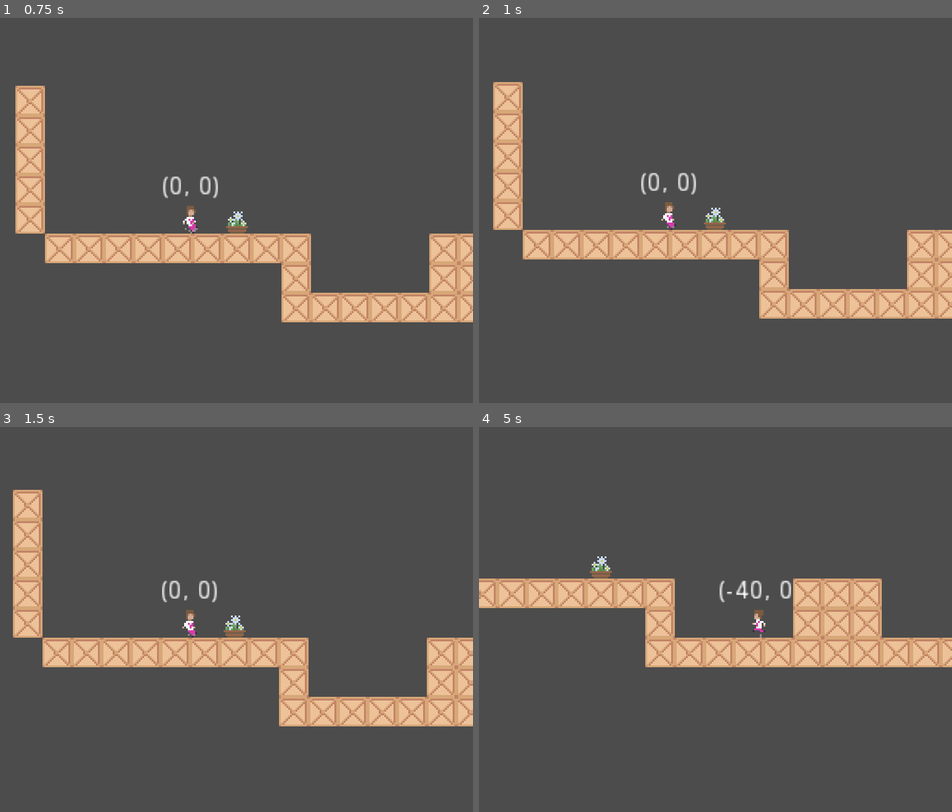
Above: before the commit, frames 1-4 (two rows, left to right).
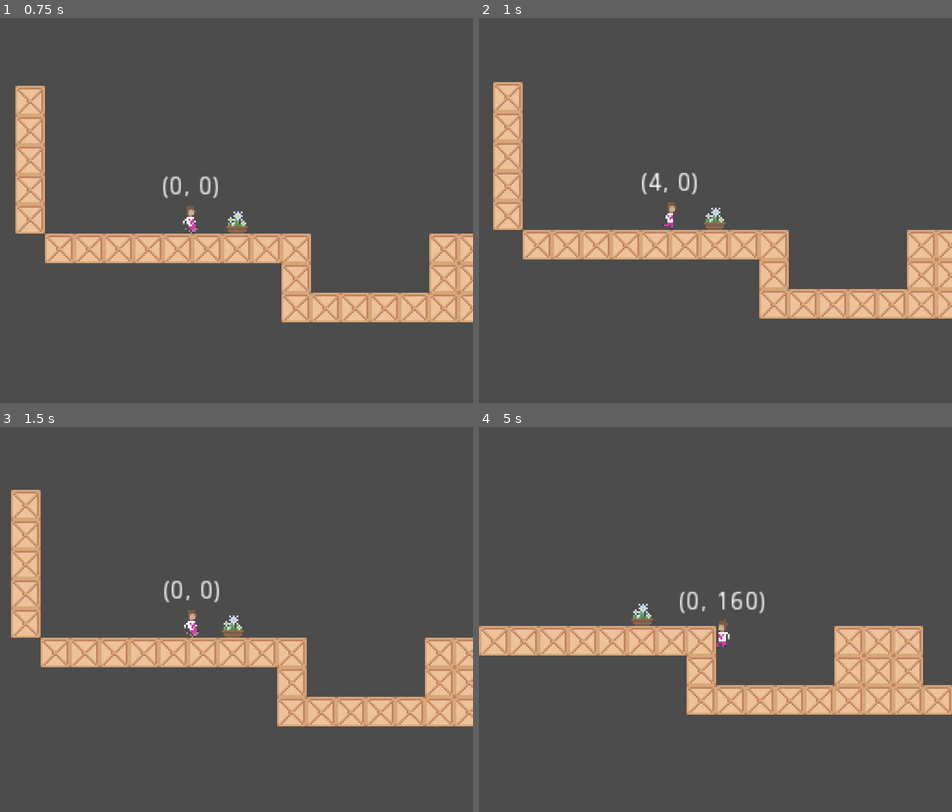
Above: after the commit, the same moments.

Repository: Pawel-9215/Zosia_game_001
Game: Godot game, scene res://Levels/LevelTemplate.tscn
Same seed, same stepped clock (60 frames per second), same inputs: the game is played once before the commit and once after it.
Inputs:
- Up to frame 1 (0.75 s): hold D (go_right) from 0.53 s (still down); hold E (Action) from 0.53 s (still down)
- Up to frame 2 (1 s): keep holding D (go_right); keep holding E (Action); tap Space (jump) at 0.77 s
- Up to frame 3 (1.5 s): keep holding D (go_right); release E (Action) at 1.28 s; tap E (Action) at 1.35 s
- Up to frame 4 (5 s): tap Space (jump) at 1.52, 3.02, 3.77, 4.52 s; release D (go_right) at 2.03 s; hold A (go_left) 2.03-2.78 s; hold E (Action) 2.03-2.78 s; hold D (go_right) 2.78-4.28 s; tap E (Action) at 2.85, 4.35 s; hold E (Action) 3.53-4.28 s; hold A (go_left) from 4.28 s (still down)

Frame 1 is identical in both runs. In frame 2, 0.3% of the frame differs, in the area x 34-47%, y 40-56%; in frame 3, 5.9%; in frame 4, 20%, in the area x 0-100%, y 33-75%.

Commit message:
VS code integration

Diff:
--- a/player.gd
+++ b/player.gd
@@ -9,21 +9,21 @@
 enum {
 	MOVE,
 	KICK,
-}
+} # these are the states for mini states machine
 var state = MOVE
 
 func _ready():
 	pass # Replace with function body.
 
 
-func _physics_process(delta):
-	match state:
+func _physics_process(_delta):
+	match state:  # applied state mashine
 		MOVE:
 			move_state()
 		KICK:
 			kick_state()
 
-func move_state():
+func move_state():  # function stack for moving state - default state
 	apply_gravity()
 	handle_jump()
 	handle_action()
@@ -33,7 +33,7 @@
 	velocity = move_and_slide(velocity, UP)
 	printout_debug()
 
-func kick_state():
+func kick_state():  # kick state
 	apply_gravity()
 	#handle_jump()
 	#handle_action()
--- a/player/Player.tscn
+++ b/player/Player.tscn
@@ -8,190 +8,190 @@
 
 [sub_resource type="AtlasTexture" id=1]
 atlas = ExtResource( 3 )
+region = Rect2( 80, 32, 16, 16 )
+
+[sub_resource type="AtlasTexture" id=2]
+atlas = ExtResource( 3 )
+region = Rect2( 0, 48, 16, 16 )
+
+[sub_resource type="AtlasTexture" id=3]
+atlas = ExtResource( 3 )
+region = Rect2( 16, 48, 16, 16 )
+
+[sub_resource type="AtlasTexture" id=4]
+atlas = ExtResource( 3 )
+region = Rect2( 32, 48, 16, 16 )
+
+[sub_resource type="AtlasTexture" id=5]
+atlas = ExtResource( 3 )
+region = Rect2( 80, 16, 16, 16 )
+
+[sub_resource type="AtlasTexture" id=6]
+atlas = ExtResource( 3 )
+region = Rect2( 0, 32, 16, 16 )
+
+[sub_resource type="AtlasTexture" id=7]
+atlas = ExtResource( 3 )
+region = Rect2( 16, 32, 16, 16 )
+
+[sub_resource type="AtlasTexture" id=8]
+atlas = ExtResource( 3 )
+region = Rect2( 32, 32, 16, 16 )
+
+[sub_resource type="AtlasTexture" id=9]
+atlas = ExtResource( 3 )
+region = Rect2( 48, 32, 16, 16 )
+
+[sub_resource type="AtlasTexture" id=10]
+atlas = ExtResource( 3 )
+region = Rect2( 64, 32, 16, 16 )
+
+[sub_resource type="AtlasTexture" id=11]
+atlas = ExtResource( 3 )
+region = Rect2( 0, 48, 16, 16 )
+
+[sub_resource type="AtlasTexture" id=12]
+atlas = ExtResource( 3 )
+region = Rect2( 16, 48, 16, 16 )
+
+[sub_resource type="AtlasTexture" id=13]
+atlas = ExtResource( 3 )
+region = Rect2( 32, 48, 16, 16 )
+
+[sub_resource type="AtlasTexture" id=14]
+atlas = ExtResource( 3 )
+region = Rect2( 0, 64, 16, 16 )
+
+[sub_resource type="AtlasTexture" id=15]
+atlas = ExtResource( 3 )
+region = Rect2( 16, 64, 16, 16 )
+
+[sub_resource type="AtlasTexture" id=16]
+atlas = ExtResource( 3 )
+region = Rect2( 32, 64, 16, 16 )
+
+[sub_resource type="AtlasTexture" id=17]
+atlas = ExtResource( 3 )
+region = Rect2( 48, 64, 16, 16 )
+
+[sub_resource type="AtlasTexture" id=18]
+atlas = ExtResource( 3 )
+region = Rect2( 80, 48, 16, 16 )
+
+[sub_resource type="AtlasTexture" id=19]
+atlas = ExtResource( 3 )
 region = Rect2( 0, 0, 16, 16 )
 
-[sub_resource type="AtlasTexture" id=2]
-atlas = ExtResource( 3 )
-region = Rect2( 80, 48, 16, 16 )
-
-[sub_resource type="AtlasTexture" id=3]
+[sub_resource type="AtlasTexture" id=20]
+atlas = ExtResource( 3 )
+region = Rect2( 16, 0, 16, 16 )
+
+[sub_resource type="AtlasTexture" id=21]
+atlas = ExtResource( 3 )
+region = Rect2( 32, 0, 16, 16 )
+
+[sub_resource type="AtlasTexture" id=22]
+atlas = ExtResource( 3 )
+region = Rect2( 48, 0, 16, 16 )
+
+[sub_resource type="AtlasTexture" id=23]
+atlas = ExtResource( 3 )
+region = Rect2( 48, 0, 16, 16 )
+
+[sub_resource type="AtlasTexture" id=24]
+atlas = ExtResource( 3 )
+region = Rect2( 48, 48, 16, 16 )
+
+[sub_resource type="AtlasTexture" id=25]
+atlas = ExtResource( 3 )
+region = Rect2( 64, 48, 16, 16 )
+
+[sub_resource type="AtlasTexture" id=26]
 atlas = ExtResource( 3 )
 region = Rect2( 0, 0, 16, 16 )
 
-[sub_resource type="AtlasTexture" id=4]
-atlas = ExtResource( 3 )
-region = Rect2( 16, 0, 16, 16 )
-
-[sub_resource type="AtlasTexture" id=5]
-atlas = ExtResource( 3 )
-region = Rect2( 32, 0, 16, 16 )
-
-[sub_resource type="AtlasTexture" id=6]
+[sub_resource type="AtlasTexture" id=27]
 atlas = ExtResource( 3 )
 region = Rect2( 48, 0, 16, 16 )
 
-[sub_resource type="AtlasTexture" id=7]
-atlas = ExtResource( 3 )
-region = Rect2( 48, 0, 16, 16 )
-
-[sub_resource type="AtlasTexture" id=8]
-atlas = ExtResource( 3 )
-region = Rect2( 80, 16, 16, 16 )
-
-[sub_resource type="AtlasTexture" id=9]
-atlas = ExtResource( 3 )
-region = Rect2( 0, 32, 16, 16 )
-
-[sub_resource type="AtlasTexture" id=10]
-atlas = ExtResource( 3 )
-region = Rect2( 16, 32, 16, 16 )
-
-[sub_resource type="AtlasTexture" id=11]
-atlas = ExtResource( 3 )
-region = Rect2( 32, 32, 16, 16 )
-
-[sub_resource type="AtlasTexture" id=12]
-atlas = ExtResource( 3 )
-region = Rect2( 48, 32, 16, 16 )
-
-[sub_resource type="AtlasTexture" id=13]
-atlas = ExtResource( 3 )
-region = Rect2( 64, 32, 16, 16 )
-
-[sub_resource type="AtlasTexture" id=14]
-atlas = ExtResource( 3 )
-region = Rect2( 0, 48, 16, 16 )
-
-[sub_resource type="AtlasTexture" id=15]
-atlas = ExtResource( 3 )
-region = Rect2( 16, 48, 16, 16 )
-
-[sub_resource type="AtlasTexture" id=16]
-atlas = ExtResource( 3 )
-region = Rect2( 32, 48, 16, 16 )
-
-[sub_resource type="AtlasTexture" id=17]
-atlas = ExtResource( 3 )
-region = Rect2( 0, 64, 16, 16 )
-
-[sub_resource type="AtlasTexture" id=18]
-atlas = ExtResource( 3 )
-region = Rect2( 16, 64, 16, 16 )
-
-[sub_resource type="AtlasTexture" id=19]
-atlas = ExtResource( 3 )
-region = Rect2( 32, 64, 16, 16 )
-
-[sub_resource type="AtlasTexture" id=20]
-atlas = ExtResource( 3 )
-region = Rect2( 48, 64, 16, 16 )
-
-[sub_resource type="AtlasTexture" id=21]
-atlas = ExtResource( 3 )
-region = Rect2( 48, 48, 16, 16 )
-
-[sub_resource type="AtlasTexture" id=22]
-atlas = ExtResource( 3 )
-region = Rect2( 64, 48, 16, 16 )
-
-[sub_resource type="AtlasTexture" id=23]
+[sub_resource type="AtlasTexture" id=28]
+atlas = ExtResource( 3 )
+region = Rect2( 64, 0, 16, 16 )
+
+[sub_resource type="AtlasTexture" id=29]
+atlas = ExtResource( 3 )
+region = Rect2( 80, 0, 16, 16 )
+
+[sub_resource type="AtlasTexture" id=30]
+atlas = ExtResource( 3 )
+region = Rect2( 0, 16, 16, 16 )
+
+[sub_resource type="AtlasTexture" id=31]
+atlas = ExtResource( 3 )
+region = Rect2( 16, 16, 16, 16 )
+
+[sub_resource type="AtlasTexture" id=32]
+atlas = ExtResource( 3 )
+region = Rect2( 32, 16, 16, 16 )
+
+[sub_resource type="AtlasTexture" id=33]
+atlas = ExtResource( 3 )
+region = Rect2( 48, 16, 16, 16 )
+
+[sub_resource type="AtlasTexture" id=34]
+atlas = ExtResource( 3 )
+region = Rect2( 64, 16, 16, 16 )
+
+[sub_resource type="AtlasTexture" id=35]
 atlas = ExtResource( 3 )
 region = Rect2( 0, 0, 16, 16 )
-
-[sub_resource type="AtlasTexture" id=24]
-atlas = ExtResource( 3 )
-region = Rect2( 48, 0, 16, 16 )
-
-[sub_resource type="AtlasTexture" id=25]
-atlas = ExtResource( 3 )
-region = Rect2( 64, 0, 16, 16 )
-
-[sub_resource type="AtlasTexture" id=26]
-atlas = ExtResource( 3 )
-region = Rect2( 80, 0, 16, 16 )
-
-[sub_resource type="AtlasTexture" id=27]
-atlas = ExtResource( 3 )
-region = Rect2( 0, 16, 16, 16 )
-
-[sub_resource type="AtlasTexture" id=28]
-atlas = ExtResource( 3 )
-region = Rect2( 16, 16, 16, 16 )
-
-[sub_resource type="AtlasTexture" id=29]
-atlas = ExtResource( 3 )
-region = Rect2( 32, 16, 16, 16 )
-
-[sub_resource type="AtlasTexture" id=30]
-atlas = ExtResource( 3 )
-region = Rect2( 48, 16, 16, 16 )
-
-[sub_resource type="AtlasTexture" id=31]
-atlas = ExtResource( 3 )
-region = Rect2( 64, 16, 16, 16 )
-
-[sub_resource type="AtlasTexture" id=32]
-atlas = ExtResource( 3 )
-region = Rect2( 80, 32, 16, 16 )
-
-[sub_resource type="AtlasTexture" id=33]
-atlas = ExtResource( 3 )
-region = Rect2( 0, 48, 16, 16 )
-
-[sub_resource type="AtlasTexture" id=34]
-atlas = ExtResource( 3 )
-region = Rect2( 16, 48, 16, 16 )
-
-[sub_resource type="AtlasTexture" id=35]
-atlas = ExtResource( 3 )
-region = Rect2( 32, 48, 16, 16 )
 
 [sub_resource type="SpriteFrames" id=36]
 animations = [ {
-"frames": [ SubResource( 1 ) ],
-"loop": true,
-"name": "Idle",
-"speed": 5.0
-}, {
-"frames": [ SubResource( 2 ) ],
-"loop": true,
-"name": "Hurt",
-"speed": 5.0
-}, {
-"frames": [ SubResource( 3 ), SubResource( 4 ), SubResource( 5 ), SubResource( 6 ), SubResource( 7 ) ],
-"loop": true,
-"name": "LookAround",
-"speed": 4.0
-}, {
-"frames": [ SubResource( 8 ), SubResource( 9 ), SubResource( 10 ), SubResource( 11 ), SubResource( 12 ), SubResource( 13 ) ],
+"frames": [ SubResource( 1 ), SubResource( 2 ), SubResource( 3 ), SubResource( 4 ) ],
+"loop": true,
+"name": "JumpStart",
+"speed": 12.0
+}, {
+"frames": [ SubResource( 5 ), SubResource( 6 ), SubResource( 7 ), SubResource( 8 ), SubResource( 9 ), SubResource( 10 ) ],
 "loop": true,
 "name": "Run",
 "speed": 12.0
 }, {
-"frames": [ SubResource( 14 ), SubResource( 15 ), SubResource( 16 ) ],
+"frames": [ SubResource( 11 ), SubResource( 12 ), SubResource( 13 ) ],
 "loop": true,
 "name": "Ascend",
 "speed": 12.0
 }, {
-"frames": [ SubResource( 17 ), SubResource( 18 ), SubResource( 19 ), SubResource( 20 ) ],
+"frames": [ SubResource( 14 ), SubResource( 15 ), SubResource( 16 ), SubResource( 17 ) ],
 "loop": false,
 "name": "Kick",
 "speed": 1.0
 }, {
-"frames": [ SubResource( 21 ), SubResource( 22 ) ],
+"frames": [ SubResource( 18 ) ],
+"loop": true,
+"name": "Hurt",
+"speed": 5.0
+}, {
+"frames": [ SubResource( 19 ), SubResource( 20 ), SubResource( 21 ), SubResource( 22 ), SubResource( 23 ) ],
+"loop": true,
+"name": "LookAround",
+"speed": 4.0
+}, {
+"frames": [ SubResource( 24 ), SubResource( 25 ) ],
 "loop": true,
 "name": "Descend",
 "speed": 12.0
 }, {
-"frames": [ SubResource( 23 ), SubResource( 24 ), SubResource( 25 ), SubResource( 26 ), SubResource( 27 ), SubResource( 28 ), SubResource( 29 ), SubResource( 28 ), SubResource( 27 ), SubResource( 28 ), SubResource( 29 ), SubResource( 28 ), SubResource( 30 ), SubResource( 31 ), SubResource( 23 ) ],
+"frames": [ SubResource( 26 ), SubResource( 27 ), SubResource( 28 ), SubResource( 29 ), SubResource( 30 ), SubResource( 31 ), SubResource( 32 ), SubResource( 31 ), SubResource( 30 ), SubResource( 31 ), SubResource( 32 ), SubResource( 31 ), SubResource( 33 ), SubResource( 34 ), SubResource( 26 ) ],
 "loop": true,
 "name": "Wave",
 "speed": 5.0
 }, {
-"frames": [ SubResource( 32 ), SubResource( 33 ), SubResource( 34 ), SubResource( 35 ) ],
-"loop": true,
-"name": "JumpStart",
-"speed": 12.0
+"frames": [ SubResource( 35 ) ],
+"loop": true,
+"name": "Idle",
+"speed": 5.0
 } ]
 
 [sub_resource type="Animation" id=37]
@@ -292,7 +292,7 @@
 tracks/1/imported = false
 tracks/1/enabled = true
 tracks/1/keys = {
-"times": PoolRealArray( 0.6 ),
+"times": PoolRealArray( 0.4 ),
 "transitions": PoolRealArray( 1 ),
 "values": [ {
 "args": [  ],
@@ -306,7 +306,7 @@
 tracks/2/imported = false
 tracks/2/enabled = true
 tracks/2/keys = {
-"times": PoolRealArray( 0, 0.1, 0.3, 0.5 ),
+"times": PoolRealArray( 0, 0.1, 0.2, 0.3 ),
 "transitions": PoolRealArray( 1, 1, 1, 1 ),
 "update": 1,
 "values": [ 0, 1, 2, 3 ]
@@ -477,6 +477,7 @@
 rotation = 1.5708
 shape = SubResource( 46 )
 disabled = true
+
 [connection signal="kick_finished" from="Animation" to="." method="_on_Animation_kick_finished"]
 [connection signal="timeout" from="Animation/IdleTimer" to="Animation" method="_on_IdleTimer_timeout"]
 [connection signal="timeout" from="JumpTimer" to="." method="_on_JumpTimer_timeout"]
